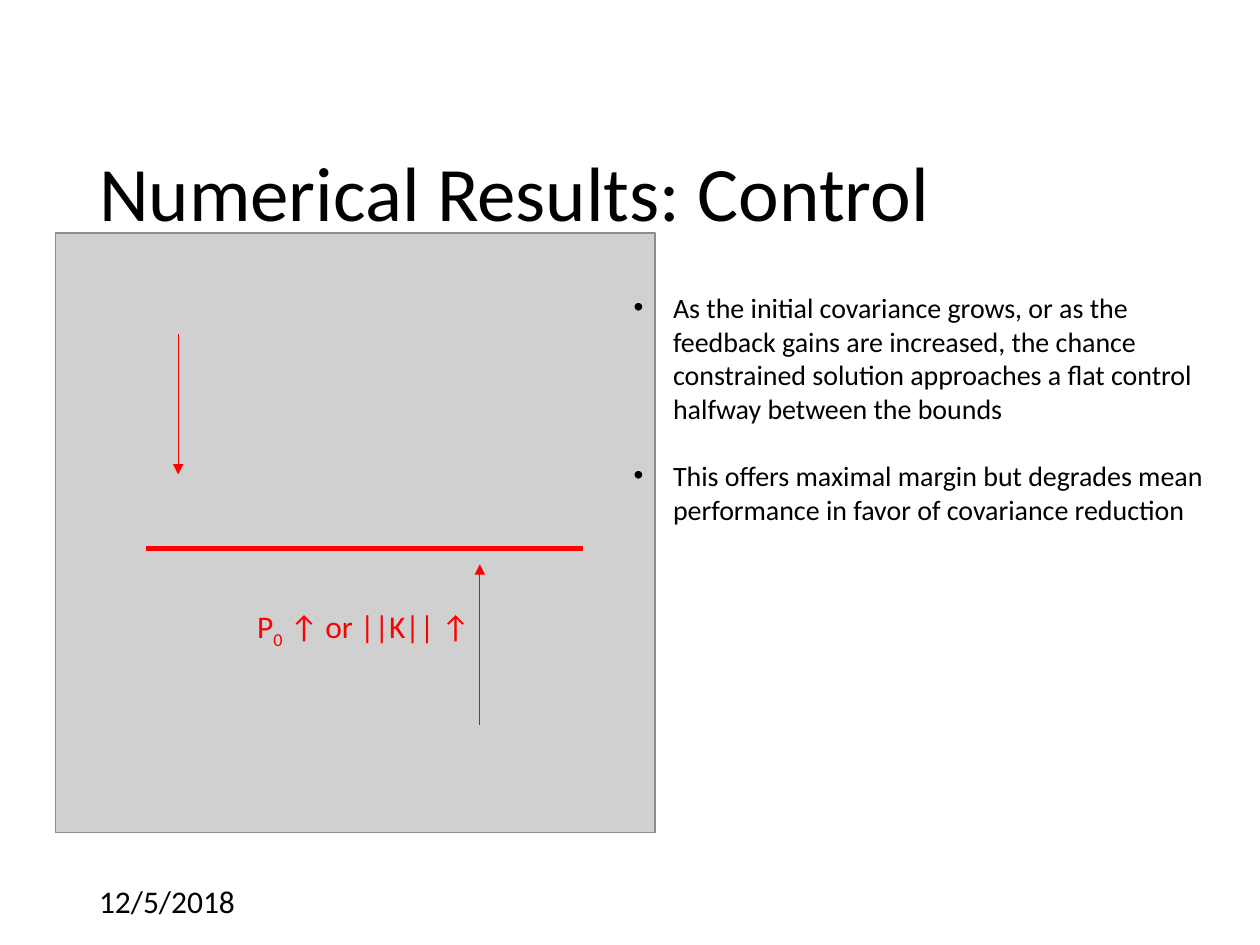
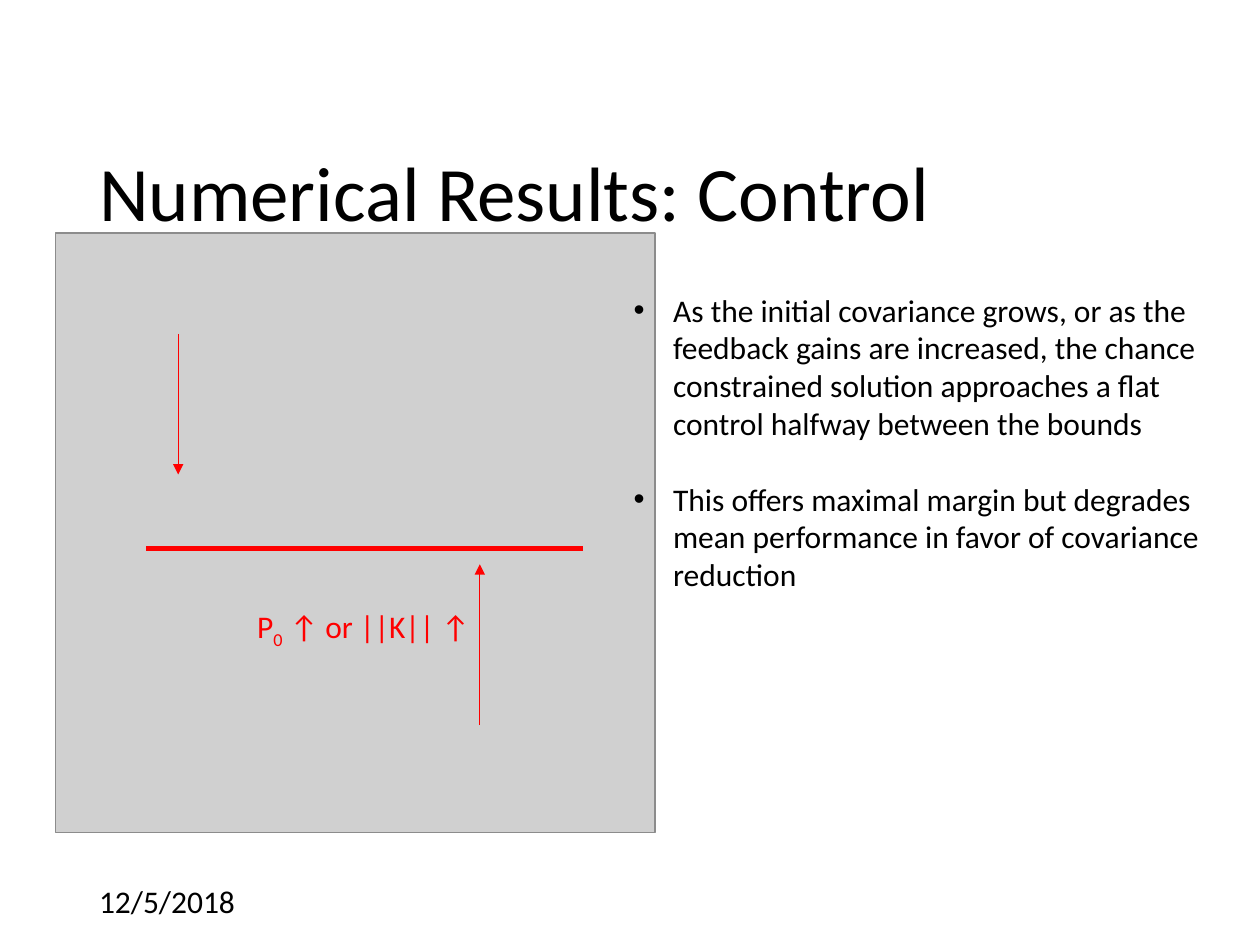
Before and after one commit to CDNoyes/EDL-Py, a slide deck: slide 34 of Documents/Qual/Qual Exam.pptx. Drawn at 1260x945 pixels with LibreOffice and Linux fonts; fonts in the diff are those of the drawing; grey boxes stand for pictures; background and template pictures are left out. Boxes give left, top, right and bottom in pixels: in the first picture for what was removed or moved away, otherwise in the second. Text is boxed around its words. In the diff, an @@ line names an element or a change of style, - is before the commit and + after.

```diff
--- a/Documents/Qual/Qual Exam.pptx
+++ b/Documents/Qual/Qual Exam.pptx
@@ text "As the initial covariance grows, ..." at <box>673,300,1198,587</box>: size 16 to 18 pt @@
```
Also in this commit, not shown: 4 other slides changed, 1 slide added.
